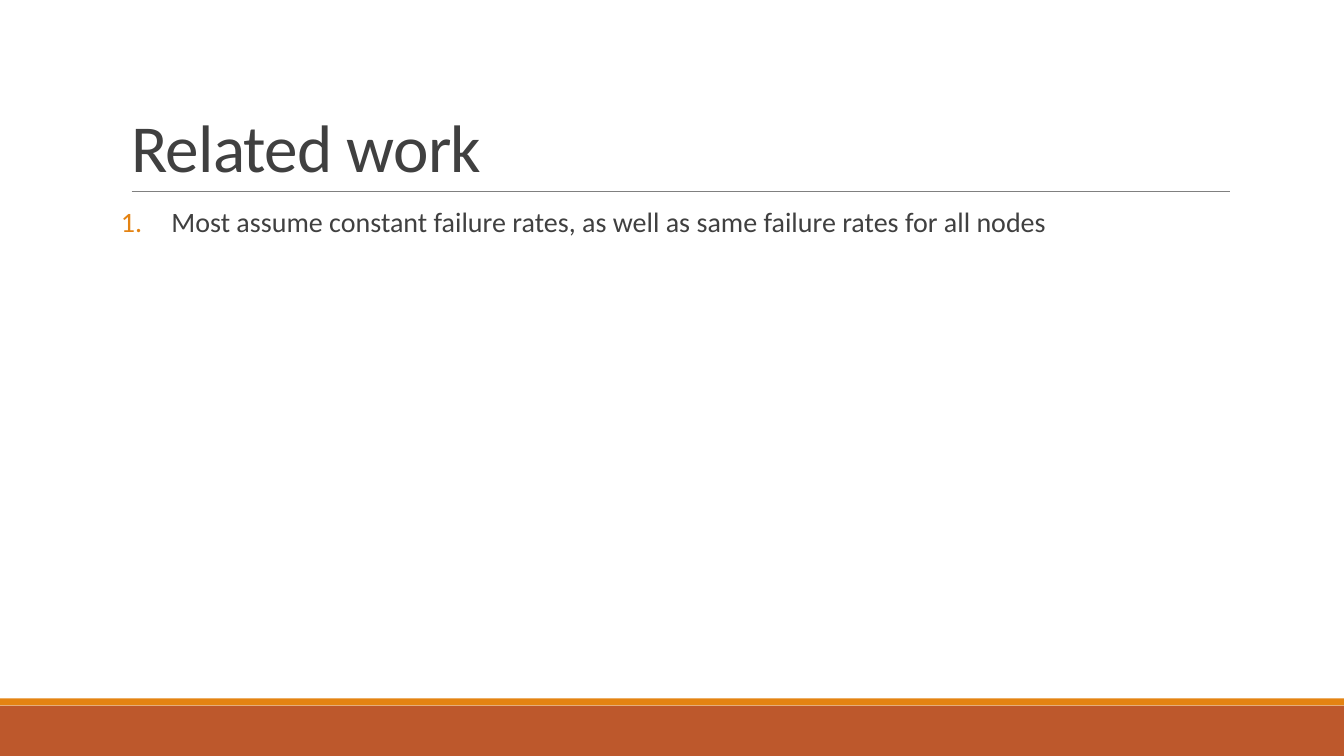
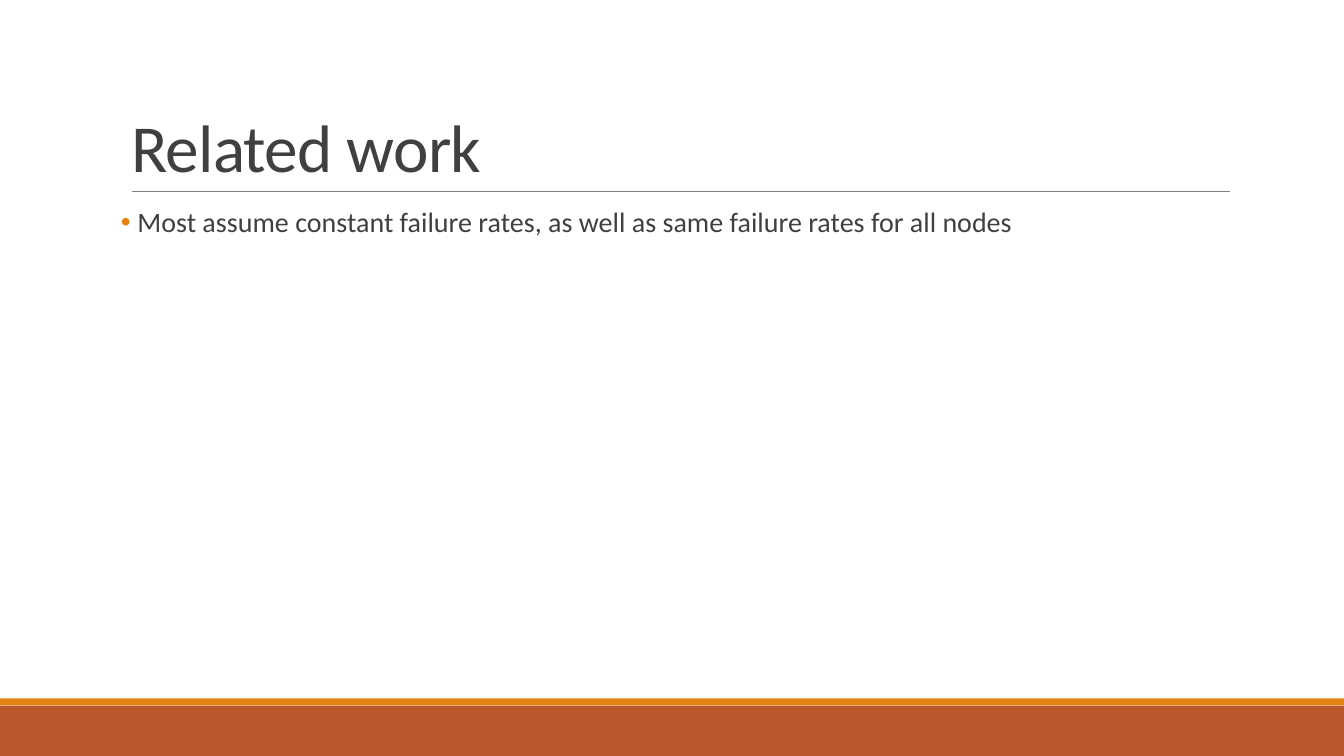
Before and after one commit to PStahl/master_thesis, a slide deck: slide 5 of presentation/presentation.pptx. Drawn at 1344x756 pixels with LibreOffice and Linux fonts; fonts in the diff are those of the drawing. Boxes give left, top, right and bottom in pixels: in the first picture for what was removed or moved away, otherwise in the second. Text is boxed around its words. In the diff, an @@ line names an element or a change of style, - is before the commit and + after.

```diff
--- a/presentation/presentation.pptx
+++ b/presentation/presentation.pptx
@@ text "Most assume constant failure rates, ..." at box(137, 212, 1012, 236): bullet 1. to • @@
```
Also in this commit, not shown: 9 other slides changed.
